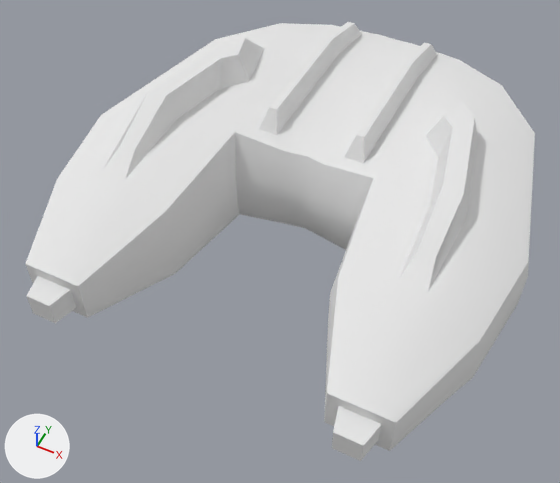
Two versions of the Blender file data/grid/player/player.blend, one commit apart.
Both versions are drawn from a 50 mm lens placed at (0.94, -2.18, 2.28), pointed at (-0.01, -0.27, -0.1). Every picture has the same lights, and +X, +Y and +Z are marked at lower left.

Script lines for the objects in view, before the commit:
```python
me_player = bpy.data.meshes.new('player')
me_player.from_pydata(...)  # 134 vertices, 130 faces; spans x 0.0..0.94, y -1.04..0.94, z -0.22..0.38
me_player.polygons.foreach_set('use_smooth', [True] * 130)
me_player.materials.append(mat_player)  # its picture is missing
ob_player = bpy.data.objects.new('player', me_player)
ob_player.location = (0.0, 0.0, 0.0)
_m = ob_player.modifiers.new('Mirror', 'MIRROR')
_m = ob_player.modifiers.new('EdgeSplit', 'EDGE_SPLIT')
```
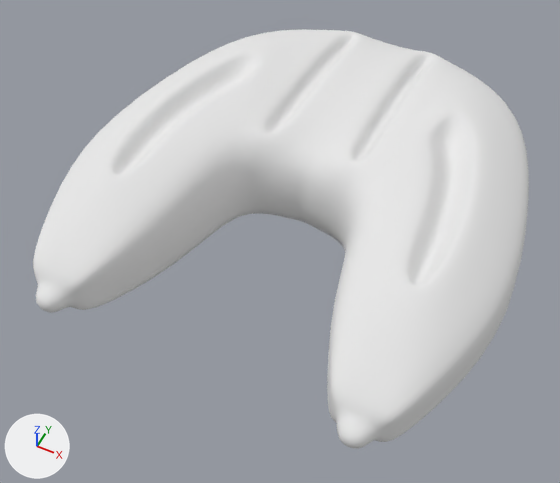
Location of each change, (x1, y1, x2, y2) in pixels of the pictures (560 x 483 px; the box of a moved part takes in the faces that stretch with it):
'player', reshaped, modifiers changed: before (25, 22, 535, 461); after (33, 29, 529, 449)
part 1 of me_player, moved or reshaped: before (102, 22, 477, 291); after (113, 35, 471, 285)

The change, as a list of edits to the scene's bpy script:
```text
Change me_player:
    used by ob_player; location = (0.0, 0.0, 0.0)
    remove me_player.from_pydata(...)  # 134 vertices, 130 faces; spans x 0.0..0.94, y -1.04..0.94, z -0.22..0.38
    add me_player.from_pydata(...)  # 134 vertices, 130 faces; spans x 0.0..0.94, y -1.04..0.94, z -0.22..0.27
    me_player part 1: 18 of 134 vertices moved; they spanned x 0.15..0.65, y -0.4..0.82, z 0.24..0.38 and now span x 0.15..0.63, y -0.47..0.82, z 0.12..0.24; mean shift (0.0, -0.01, -0.13); largest move (0.56, 0.25, 0.38) -> (0.55, 0.2, 0.2)
Change ob_player:
    add _m = ob_player.modifiers.new('Subsurf', 'SUBSURF')
    add _m.levels = 2
```
